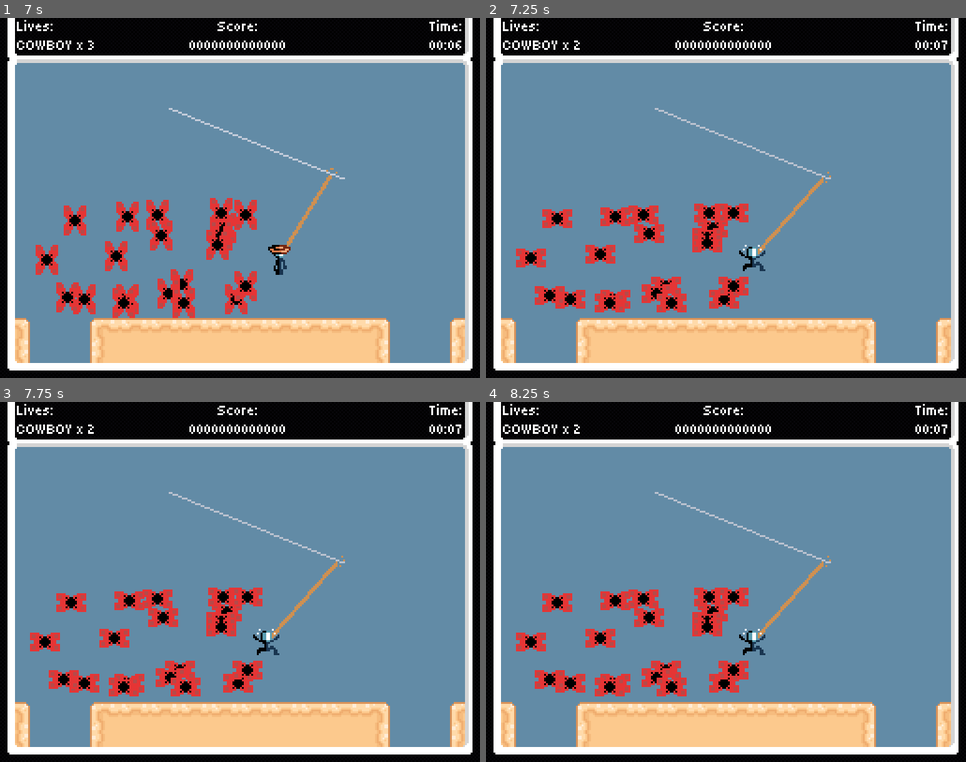
Above: before the commit, frames 1-4 (two rows, left to right).
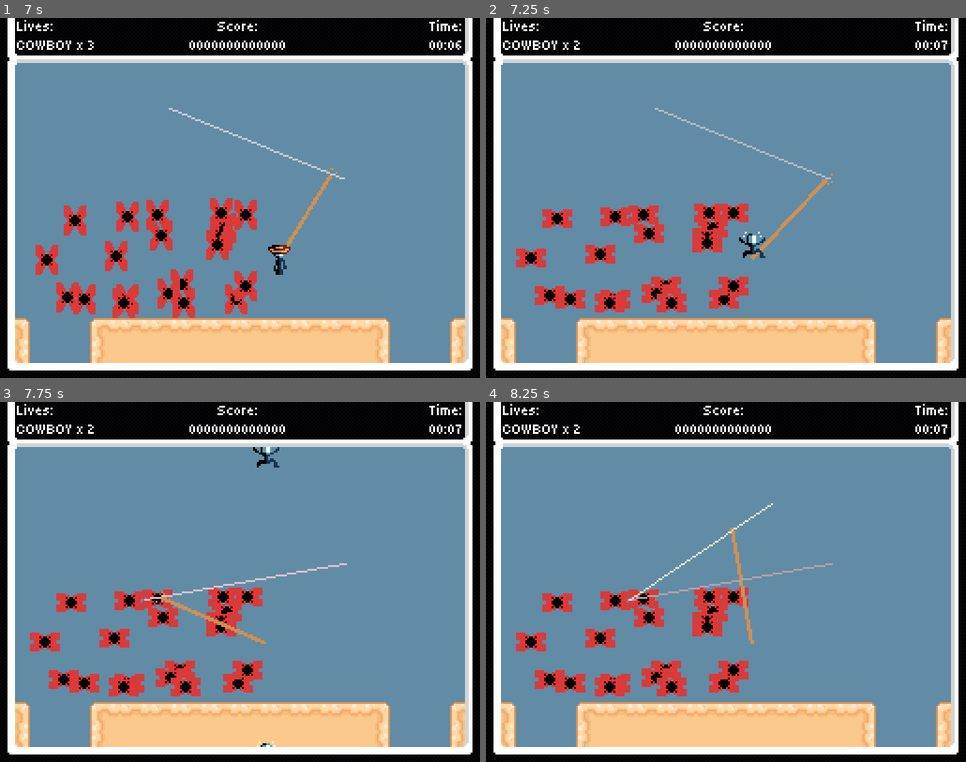
Above: after the commit, the same moments.

Repository: Jcodefox/GMTK-2025
Game: Godot game, scene res://scenes/topscenes/gameplay_topscene.tscn
The game is run twice, just before and just after one commit, with the same random seed, the same clock (stepped at 60 frames per second) and the same inputs.
Inputs (mouse positions are in pixels of both pictures, inside the frame that each line leads up to):
- Up to frame 1 (7 s): move the mouse to (345, 180) at 0.52 s; hold D (move_right) 0.53-2.03 s; tap Space (move_jump) at 0.77, 1.52, 3.02, 3.77, 4.52, 6.02, 6.77 s; move the mouse to (144, 216) at 1.27 s; move the mouse to (288, 118) at 2.02 s; hold A (move_left) 2.03-2.78 s; move the mouse to (216, 270) at 2.77 s; hold D (move_right) 2.78-4.28 s; move the mouse to (384, 252) at 3.52 s; move the mouse to (96, 144) at 4.27 s; hold A (move_left) 4.28-5.03 s; move the mouse to (264, 198) at 5.02 s; hold D (move_right) 5.03-5.78 s; move the mouse to (168, 108) at 5.77 s; hold A (move_left) from 5.78 s (still down); move the mouse to (345, 180) at 6.52 s
- Up to frame 2 (7.25 s): keep holding A (move_left)
- Up to frame 3 (7.75 s): move the mouse to (144, 600) at 7.27 s; release A (move_left) at 7.28 s; hold D (move_right) from 7.28 s (still down); tap Space (move_jump) at 7.52 s
- Up to frame 4 (8.25 s): keep holding D (move_right); move the mouse to (774, 502) at 8.02 s

Frame 1 is identical in both runs. In frame 2, 0.5% of the frame differs, in the area x 52-73%, y 42-71%; in frame 3, 1.2%; in frame 4, 1.2%, in the area x 29-73%, y 25-71%.

Commit message:
Add some death animation

Diff:
--- a/scenes/prefabs/player.tscn
+++ b/scenes/prefabs/player.tscn
@@ -8,6 +8,7 @@
 size = Vector2(8, 14)
 
 [node name="Player" type="CharacterBody2D"]
+process_mode = 3
 script = ExtResource("1_tou0u")
 
 [node name="CollisionShape2D" type="CollisionShape2D" parent="."]
--- a/scripts/prefabs/player_v2.gd
+++ b/scripts/prefabs/player_v2.gd
@@ -28,6 +28,8 @@
 var hurtbox_shape_ghosts: Array[Node2D] = []
 
 var visual_facing_left: bool = false
+# Used to prevent player input when playing death animation
+var dead: bool = false
 
 func _ready() -> void:
 	animated_sprite_ghosts = Globals.make_loop_ghosts_of($AnimatedSprite2D)
@@ -37,6 +39,11 @@
 	$HurtBox.body_entered.connect(area_hit_body)
 
 func _physics_process(delta: float) -> void:
+	if dead:
+		velocity.y += default_gravity * delta
+		move_and_slide()
+		return
+
 	global_position = Globals.apply_loop_teleport(global_position)
 	time_since_on_floor += delta
 	time_since_jump_attempt += delta
@@ -101,13 +108,22 @@
 	$Lasso.player_pos = Globals.convert_to_visible_pos(global_position)
 
 func area_hit_body(body: Node2D) -> void:
+	if dead:
+		return
+	dead = true
 	if body.is_in_group("enemy"):
 		Globals.lives -= 1
 		set_animation("death")
+
+		collision_mask = 0
+		collision_layer = 0
+		velocity = Vector2(0, -100)
+
 		get_tree().paused = true
 		get_tree().create_timer(5).timeout.connect(
 			func():
 				get_tree().paused = false
+				await get_tree().process_frame
 				get_tree().reload_current_scene()
 		)
 
